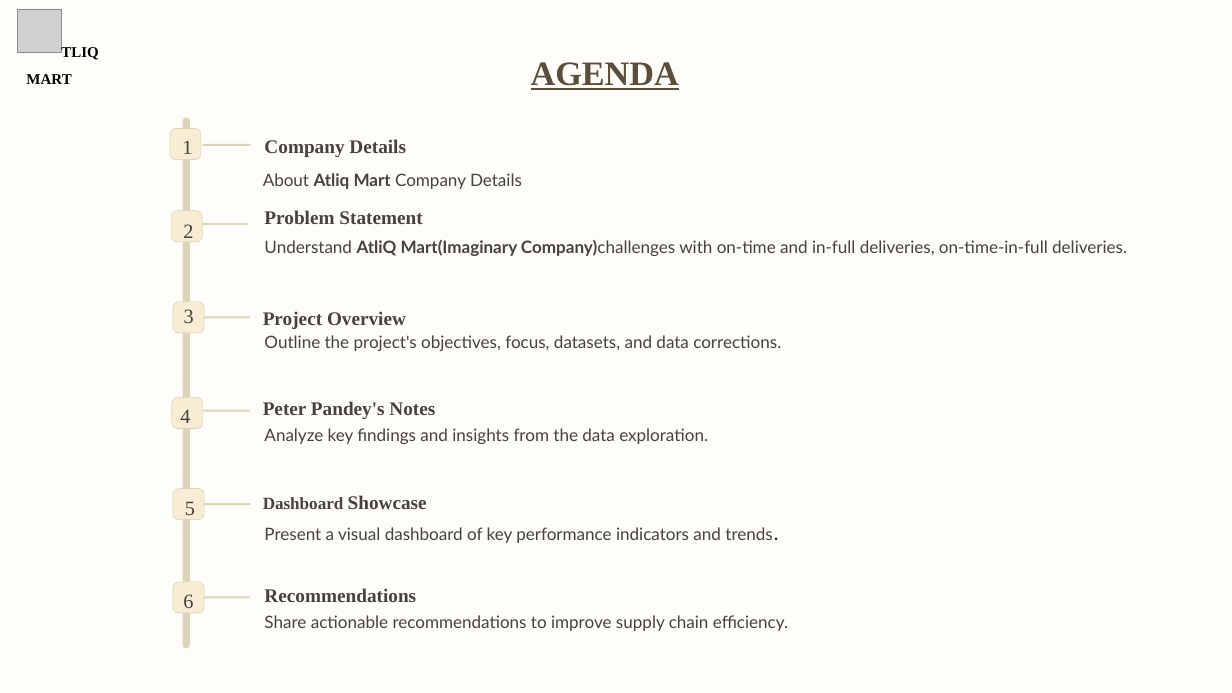
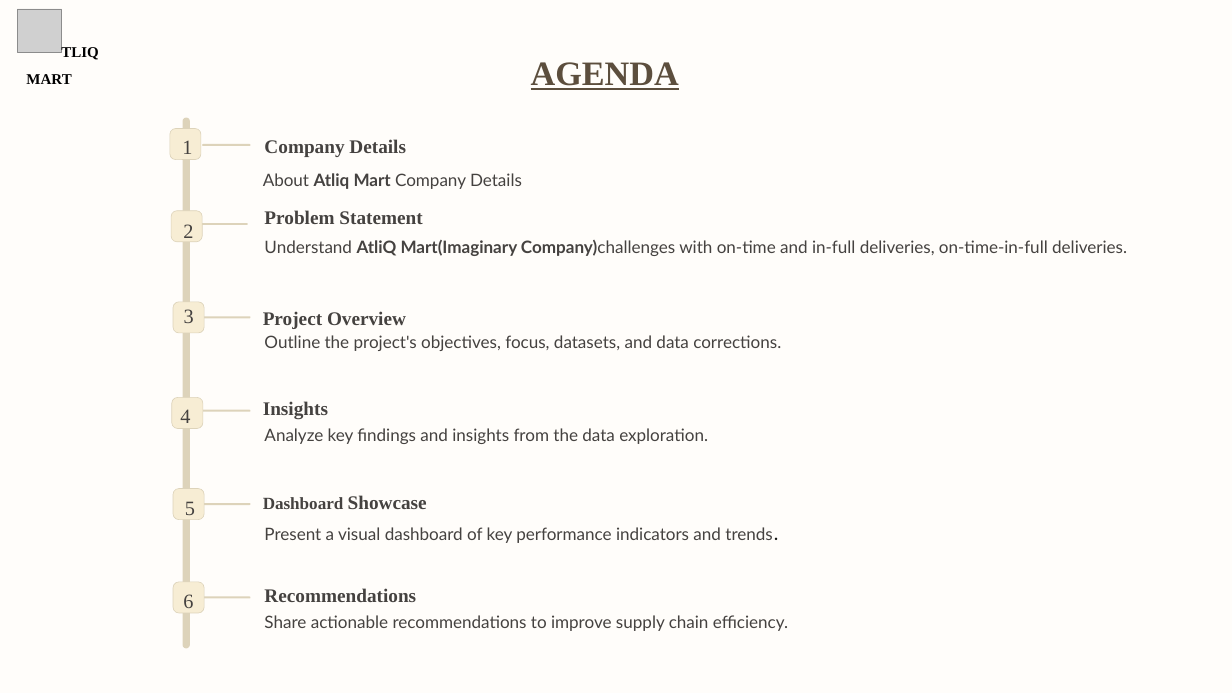
Before and after one commit to VAKGK/SUPPLY-CHAIN-IN-FMCG, a slide deck: slide 3 of Presentation/PPT Presentation/FMCG_PPT.pptx (slide 2 before the commit). Drawn at 1232x693 pixels with LibreOffice and Linux fonts; fonts in the diff are those of the drawing; grey boxes stand for pictures; background and template pictures are left out. Boxes give left, top, right and bottom in pixels: in the first picture for what was removed or moved away, otherwise in the second. Text is boxed around its words. In the diff, an @@ line names an element or a change of style, - is before the commit and + after.

```diff
--- a/Presentation/PPT Presentation/FMCG_PPT.pptx
+++ b/Presentation/PPT Presentation/FMCG_PPT.pptx
@@ text at <box>263,401,328,419</box>: text changed @@
-Peter Pandey's Notes
+Insights
```
Also in this commit, not shown: 5 other slides changed, 2 slides added, 1 slide removed, 1 other file.
